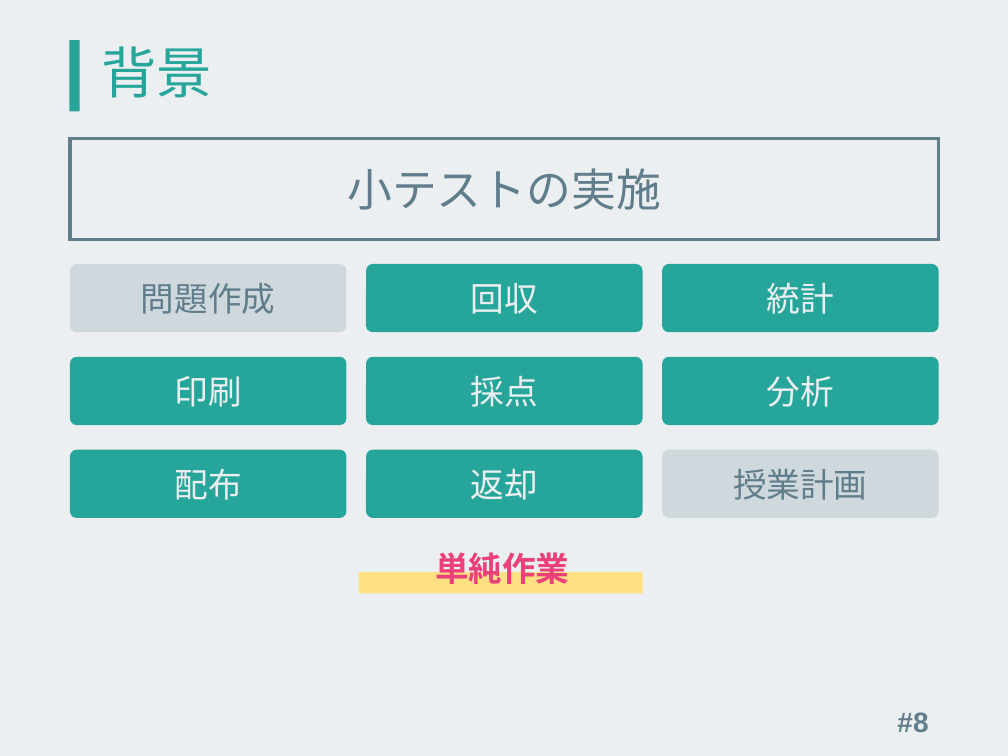
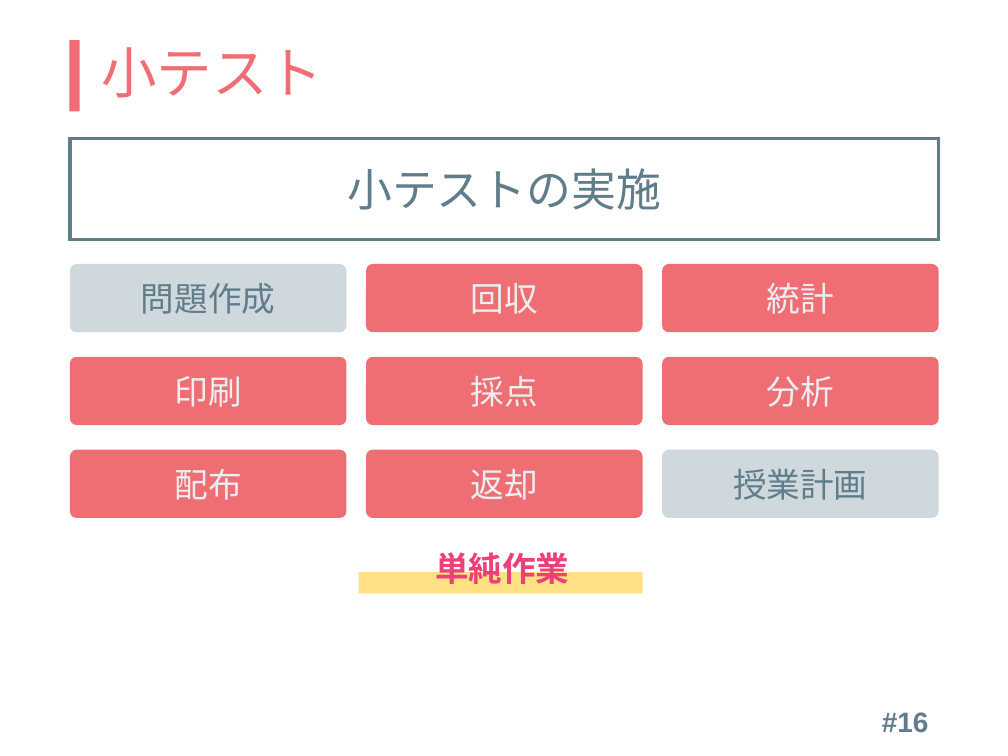
Before and after one commit to kinc-shinshu/smat-presentation, a slide deck: slide 16 of slide.pptx (slide 8 before the commit). Drawn at 1008x756 pixels with LibreOffice and Linux fonts; fonts in the diff are those of the drawing. Boxes give left, top, right and bottom in pixels: in the first picture for what was removed or moved away, otherwise in the second. Text is boxed around its words. In the diff, an @@ line names an element or a change of style, - is before the commit and + after.

```diff
--- a/slide.pptx
+++ b/slide.pptx
@@ background #ECEFF1 to #FFFFFF @@
@@ rectangle at <box>70,40,80,112</box>: fill #26A69A to #EE6E73 @@
@@ title at <box>102,47,324,98</box>: text changed; text colour #26A69A to #EE6E73 @@
-背景
+小テスト
@@ fill #26A69B to #EE6E73 in 7 elements at <box>70,357,346,425</box>, <box>662,264,938,333</box>, <box>70,450,346,518</box>, <box>366,264,642,333</box>, <box>366,357,642,425</box>, <box>366,450,642,518</box>, <box>662,357,938,425</box> @@
@@ page number at <box>882,712,929,732</box>: text changed @@
-#8
+#16
```
Also in this commit, not shown: 10 other slides changed, 16 slides added, 15 slides removed, 1 other file.
